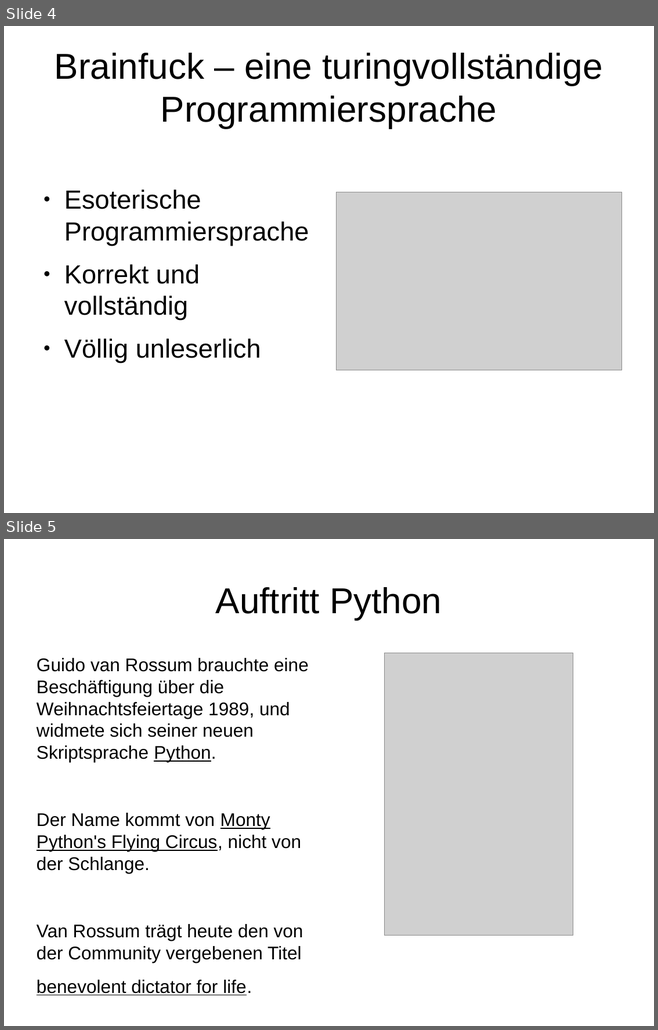
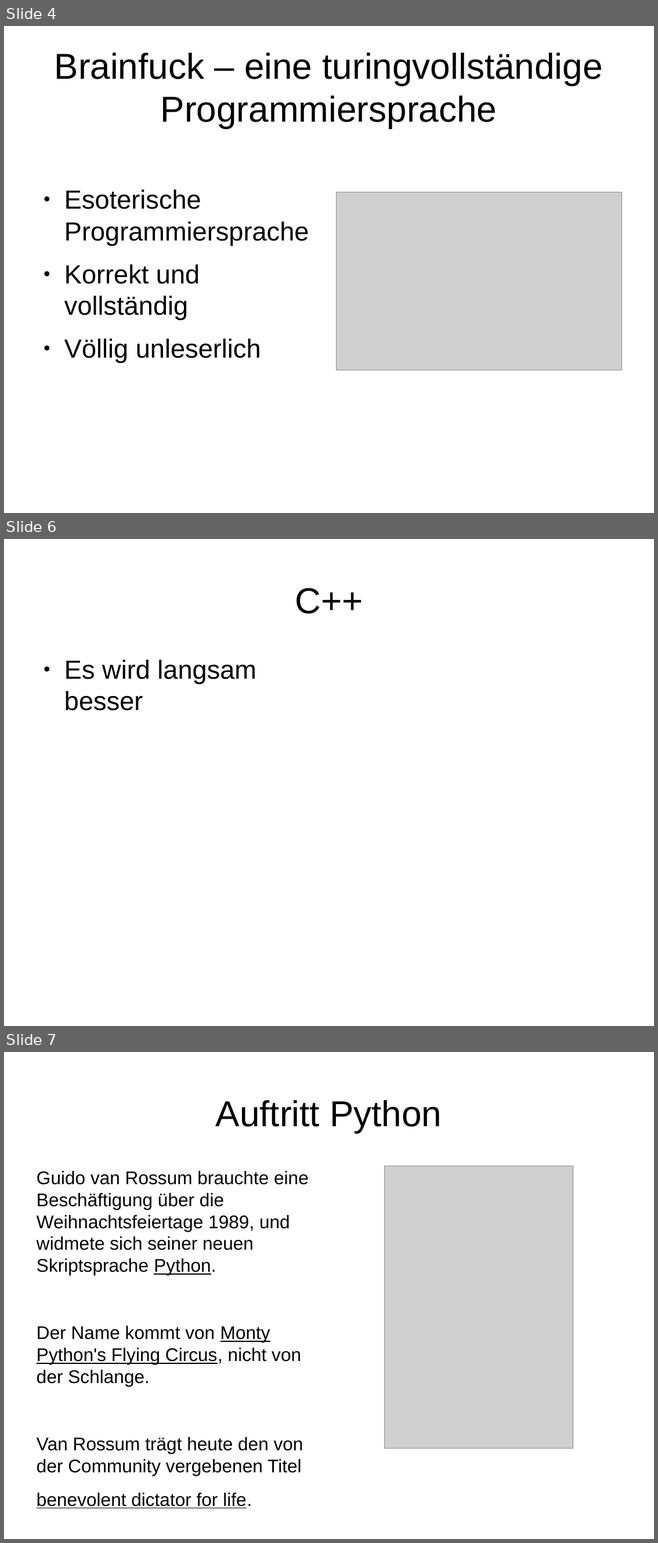
Before and after one commit to burgerdev/bearded-wookie, a slide deck: doc/presentation/learning_python.odp. Shown one above the other, each under a label of ours: slides 4 and 5 before the commit, slides 4, 6 and 7 after it; the slides between them are not shown. The pictures are 658x1030 and 658x1543 pixels, drawn with LibreOffice and Linux fonts; fonts in the diff are those of the drawing; grey boxes stand for pictures. Boxes give left, top, right and bottom in pixels: in the first picture for what was removed or moved away, otherwise in the second. Text is boxed around its words. In the diff, an @@ line names an element or a change of style, - is before the commit and + after.

```diff
--- a/doc/presentation/learning_python.odp
+++ b/doc/presentation/learning_python.odp
@@ slide 6 added at (4,539,654,1026), background #FFFFFF @@
@@ title added at (295,588,362,614), 44 pt, text #000000 @@
+C++
@@ text added at (64,660,256,711), 32 pt, text #000000 @@
+● Es wird langsam besser
@@ what was slide 5 is now slide 7 @@
```
Also in this commit, not shown: 2 other slides added.
